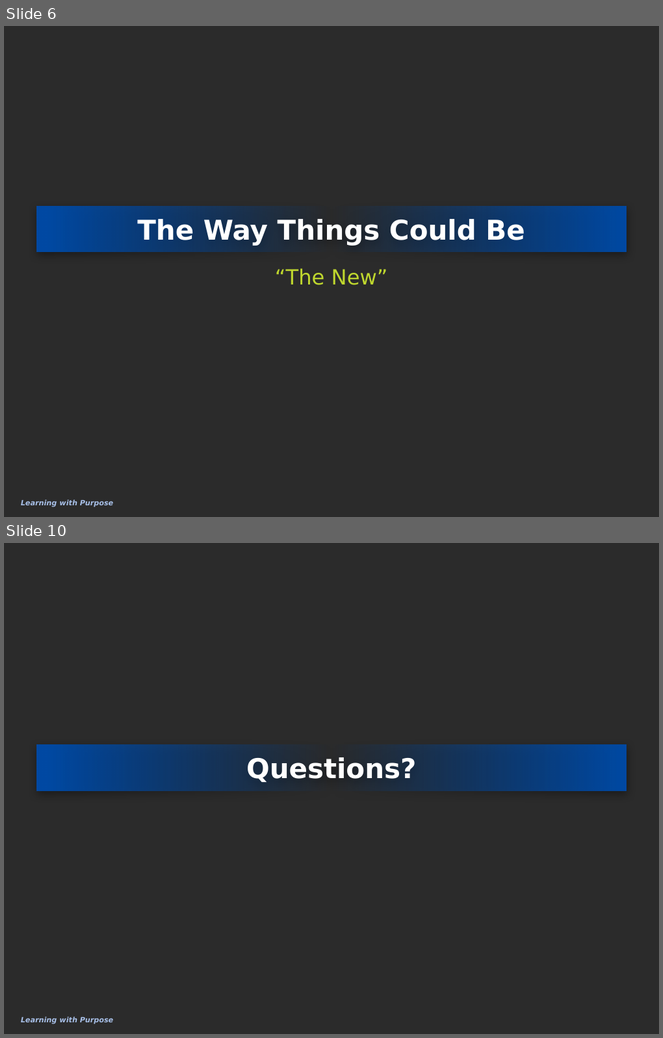
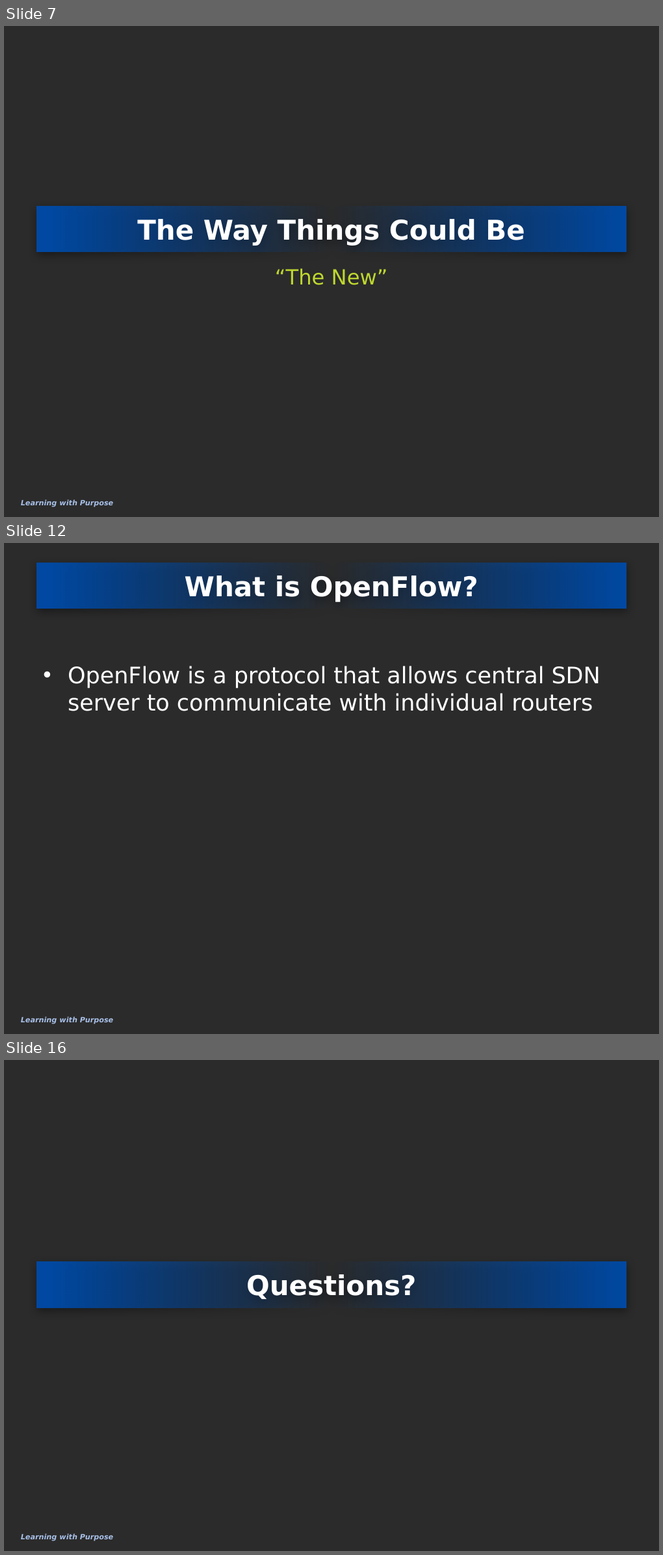
Before and after one commit to eliedaou/networkDesign, a slide deck: survey topic/SDNOpenFlow.pptx. Shown one above the other, each under a label of ours: slides 6 and 10 before the commit, slides 7, 12 and 16 after it; the slides between them are not shown. The pictures are 663x1038 and 663x1555 pixels, drawn with LibreOffice and Linux fonts; fonts in the diff are those of the drawing; background and template pictures are left out; a plain dark background stands for a picture behind light text. Boxes give left, top, right and bottom in pixels: in the first picture for what was removed or moved away, otherwise in the second. Text is boxed around its words. In the diff, an @@ line names an element or a change of style, - is before the commit and + after.

```diff
--- a/survey topic/SDNOpenFlow.pptx
+++ b/survey topic/SDNOpenFlow.pptx
@@ slide 12 added at [4, 543, 659, 1034], background picture (left out); not listed: 1 template element that a slide beside it also shows @@
@@ title added at [36, 563, 627, 609], fill gradient #004AA4, 30 pt, text #FFFFFF, bold @@
+What is OpenFlow?
@@ text added at [68, 666, 601, 711], 25 pt, text #FFFFFF @@
+• OpenFlow is a protocol that allows central SDN server to communicate with individual routers
@@ what was slide 6 is now slide 7 @@
@@ what was slide 10 is now slide 16 @@
```
Also in this commit, not shown: 6 slides changed, 5 other slides added.
